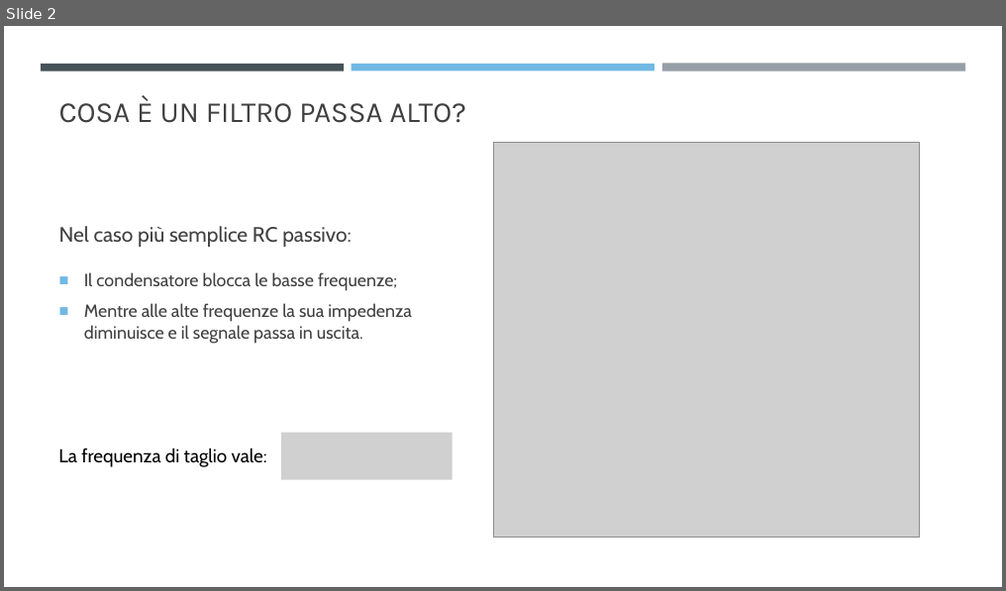
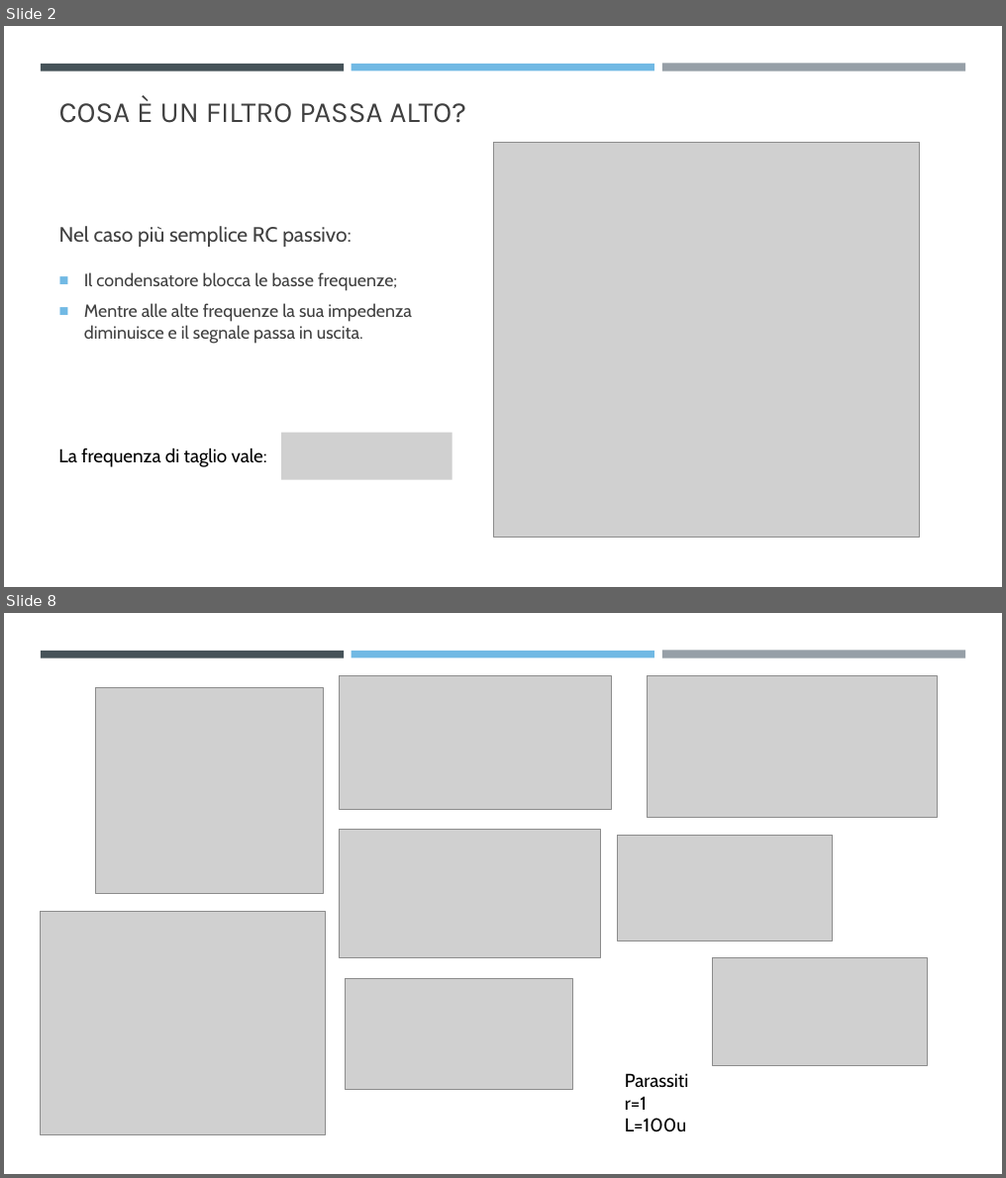
Before and after one commit to RiccardoSC2050/Progetto-sistemi-elettronici, a slide deck: presentazione/Studio filtro passa alto (HP).pptx. Shown one above the other, each under a label of ours: slide 2 before the commit, slides 2 and 8 after it; the slides between them are not shown. The pictures are 1006x591 and 1006x1178 pixels, drawn with LibreOffice and Linux fonts; fonts in the diff are those of the drawing; grey boxes stand for pictures. Boxes give left, top, right and bottom in pixels: in the first picture for what was removed or moved away, otherwise in the second. Text is boxed around its words. In the diff, an @@ line names an element or a change of style, - is before the commit and + after.

```diff
--- a/presentazione/Studio filtro passa alto (HP).pptx
+++ b/presentazione/Studio filtro passa alto (HP).pptx
@@ slide 8 added at (4, 613, 1002, 1174), background #FFFFFF; not listed: 3 template elements that a slide beside it also shows @@
@@ picture added at (95, 688, 324, 894) @@
@@ picture added at (339, 676, 611, 809) @@
@@ picture added at (648, 676, 937, 818) @@
@@ picture added at (339, 830, 601, 959) @@
@@ picture added at (617, 836, 833, 941) @@
@@ picture added at (40, 911, 325, 1135) @@
@@ picture added at (712, 959, 928, 1065) @@
@@ picture added at (346, 978, 573, 1090) @@
@@ text added at (625, 1073, 689, 1133), 18 pt, text #000000 @@
+Parassiti
+r=1
+L=100u
```
Also in this commit, not shown: 1 slide changed, 6 other slides added, 8 other files.
